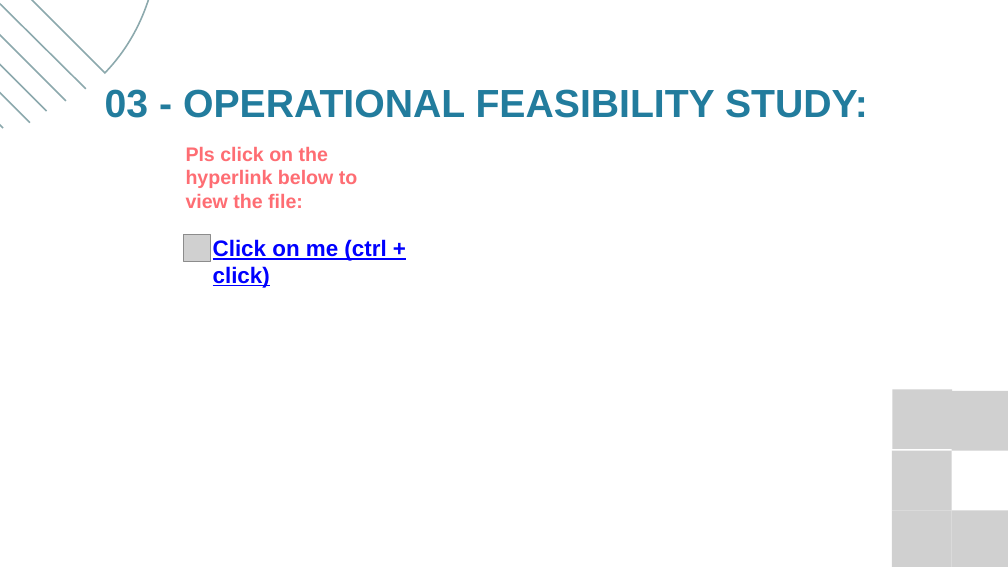
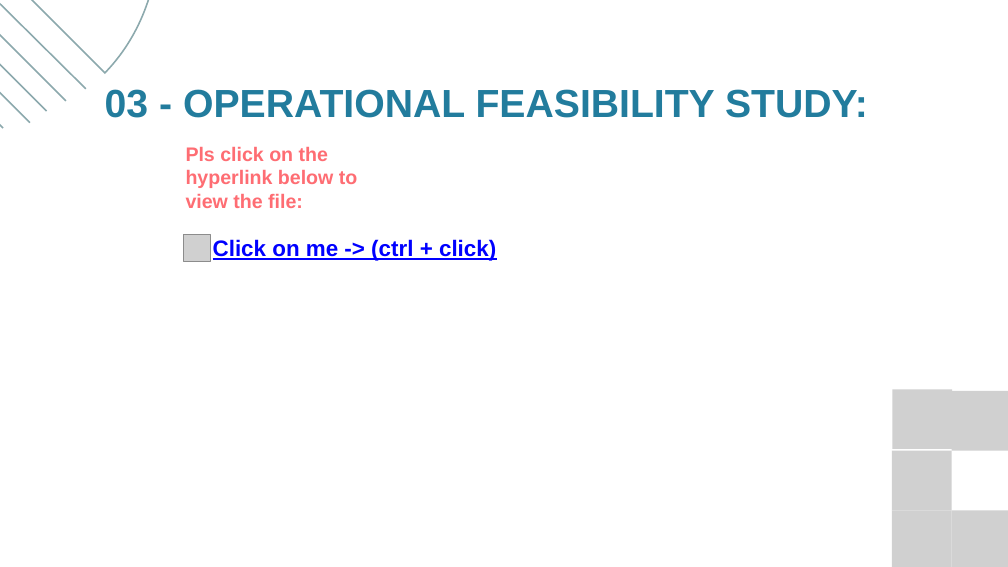
Before and after one commit to Karim-Bekheet/ENR-System-Development, a slide deck: slide 6 of ENR System Development.pptx. Drawn at 1008x567 pixels with LibreOffice and Linux fonts; fonts in the diff are those of the drawing; grey boxes stand for pictures. Boxes give left, top, right and bottom in pixels: in the first picture for what was removed or moved away, otherwise in the second. Text is boxed around its words. In the diff, an @@ line names an element or a change of style, - is before the commit and + after.

```diff
--- a/ENR System Development.pptx
+++ b/ENR System Development.pptx
@@ text at <box>213,239,496,261</box>: text changed @@
-Click on me (ctrl + click)
+Click on me -> (ctrl + click)
```
Also in this commit, not shown: 12 other slides changed.
